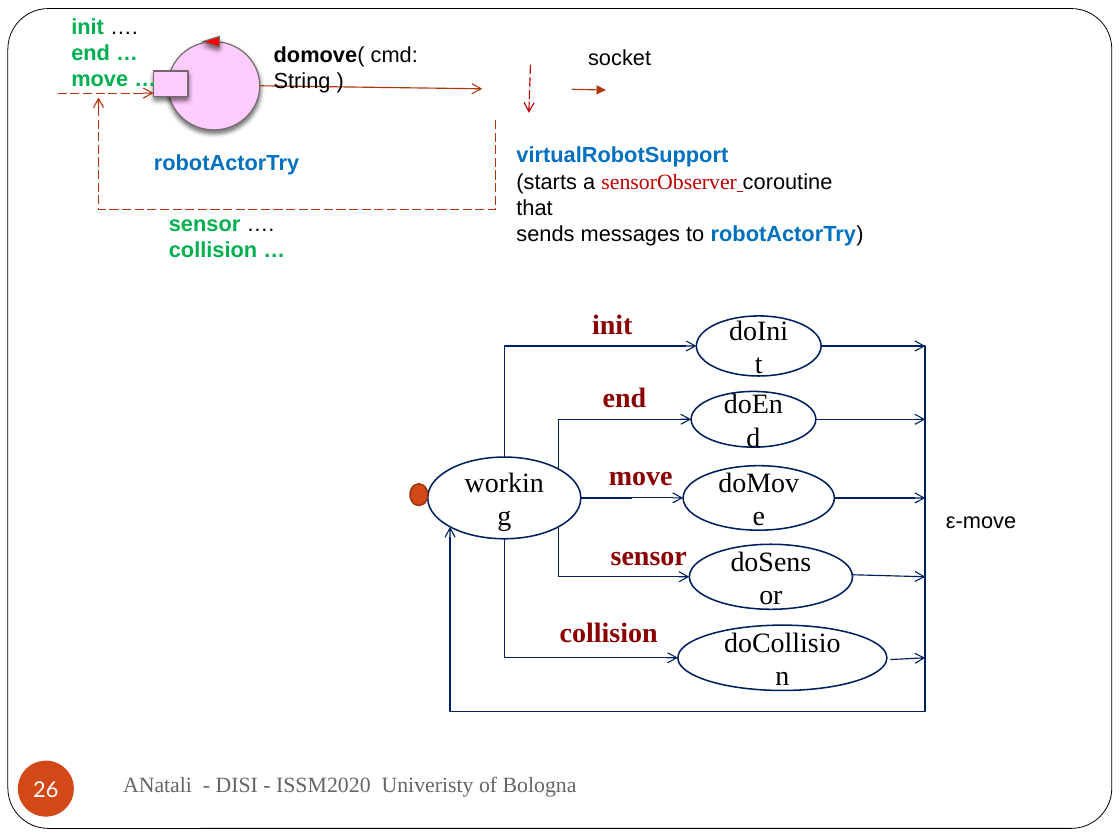
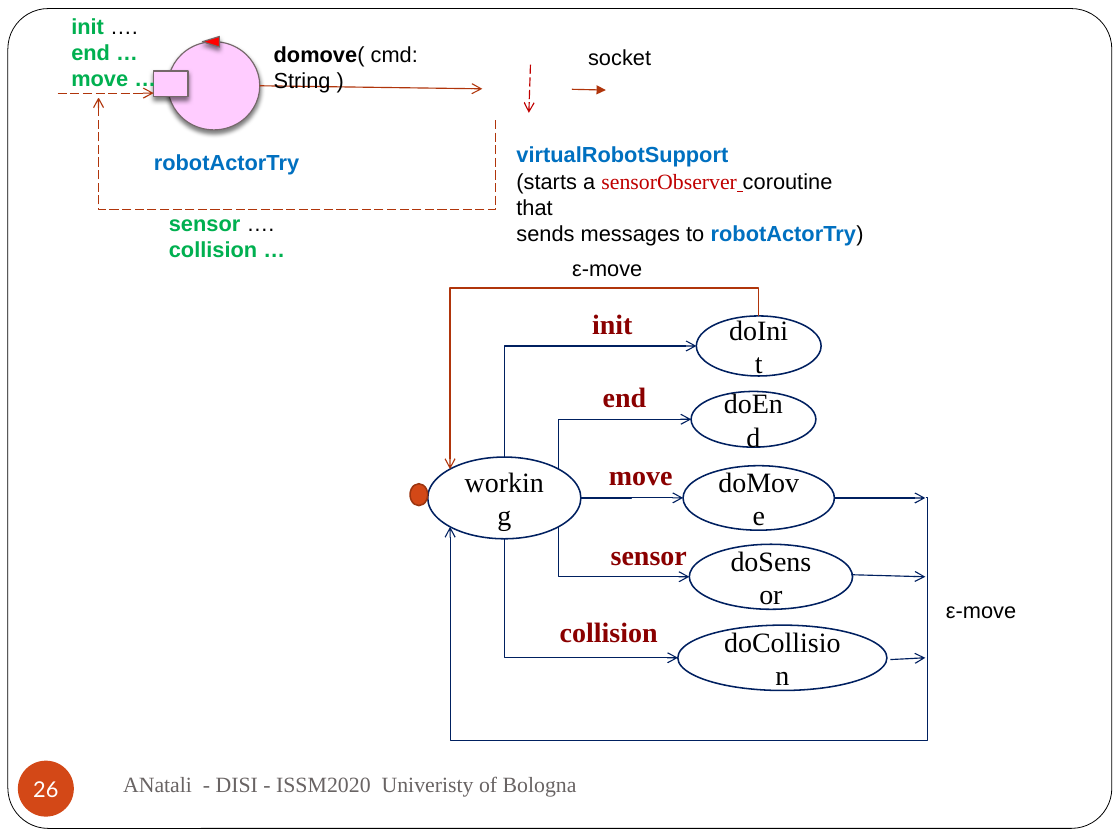
Before and after one commit to anatali/iss2020LabBo, a slide deck: slide 26 of it.unibo.issLabStart/userDocs/ISSM2020.pptx. Drawn at 1120x840 pixels with LibreOffice and Linux fonts; fonts in the diff are those of the drawing; background and template pictures are left out. Boxes give left, top, right and bottom in pixels: in the first picture for what was removed or moved away, otherwise in the second. Text is boxed around its words. In the diff, an @@ line names an element or a change of style, - is before the commit and + after.

```diff
--- a/it.unibo.issLabStart/userDocs/ISSM2020.pptx
+++ b/it.unibo.issLabStart/userDocs/ISSM2020.pptx
@@ text added at bbox=[572, 264, 642, 277], 14 pt, text #000000 @@
+ε-move
@@ elbow arrow added from (758, 316) to (450, 469), #B1360B 0.75 pt @@
@@ arrow removed from (821, 346) to (925, 346) @@
@@ arrow removed from (816, 419) to (925, 419) @@
@@ elbow arrow moved from (821, 346) - (450, 526) to (926, 498) - (450, 526) @@
@@ text "ε-move": place and size @@
-text "ε-move" at bbox=[946, 516, 1016, 529]
+text "ε-move" at bbox=[946, 606, 1016, 619]
```
Also in this commit, not shown: 1 other slide changed, 5 other files.
